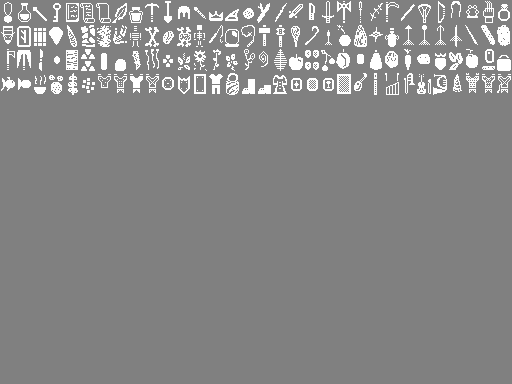
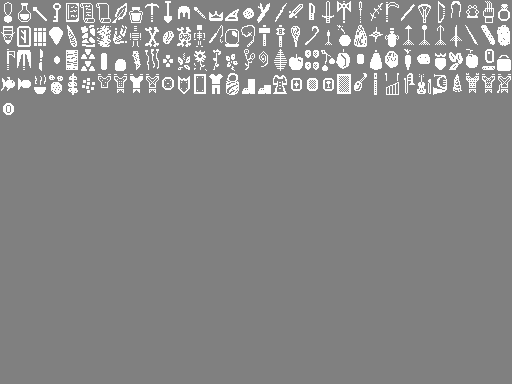
Revision of a layered 512x384 image; what changed, layer by layer:
painted on "Background" over [3, 103, 14, 115]
